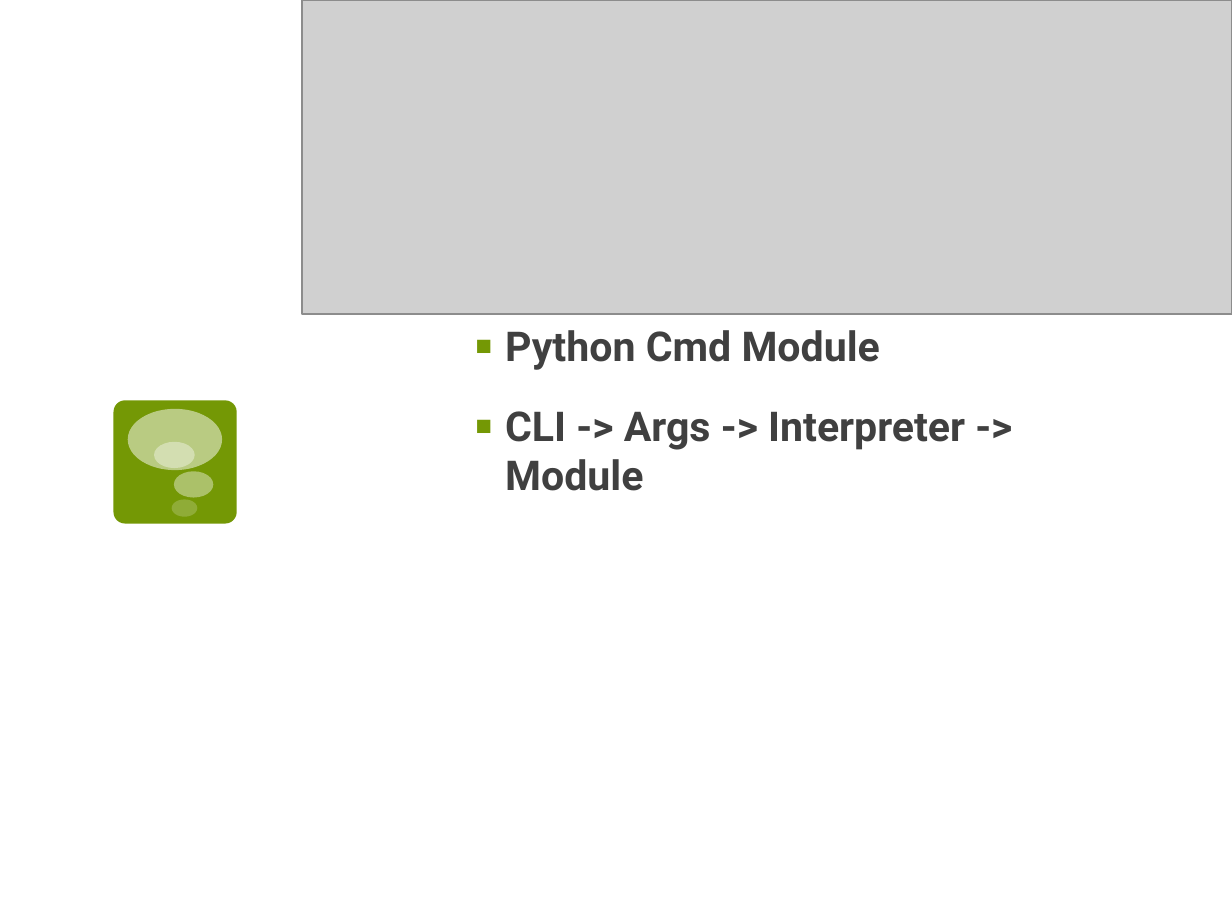
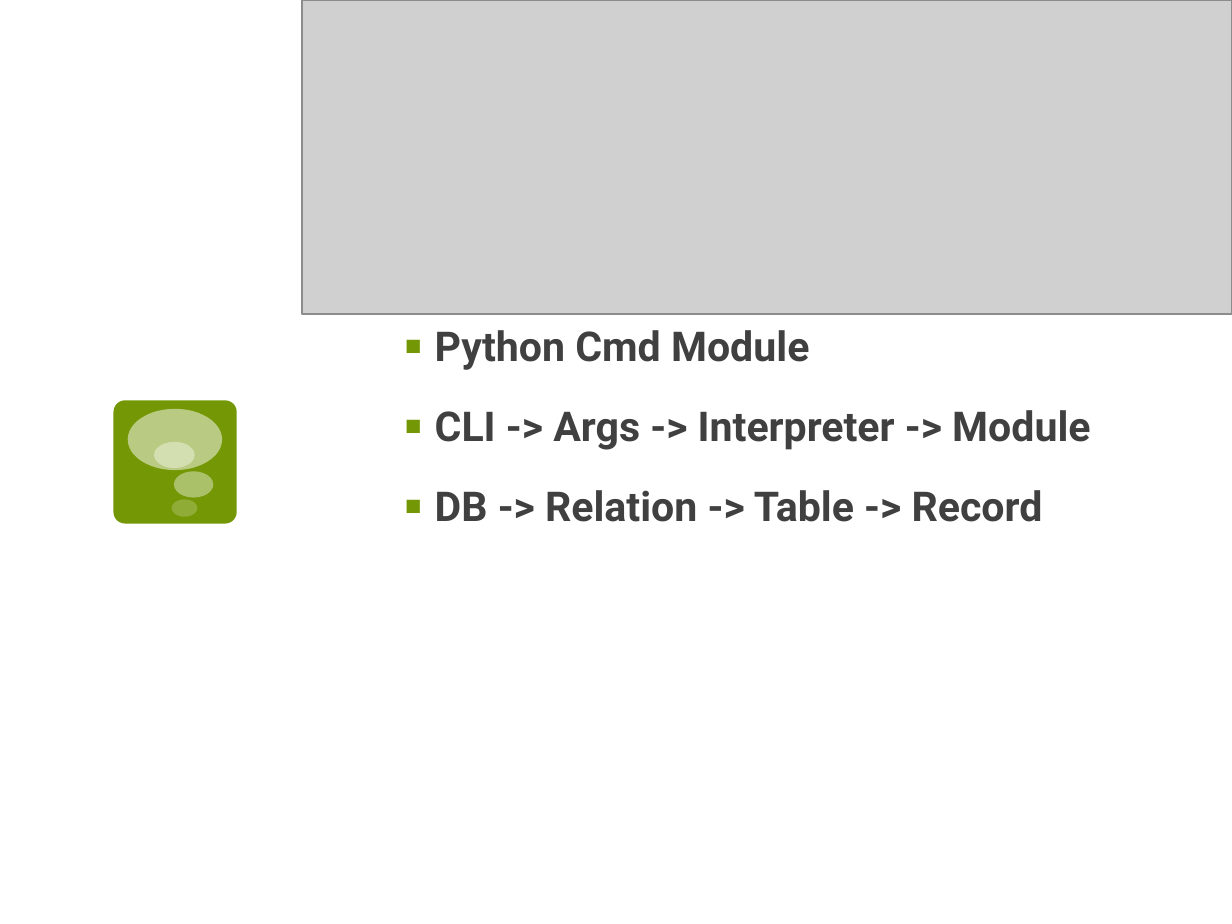
Before and after one commit to geniousisme/PySQL, a slide deck: slide 3 of PySQL_Intro.pptx. Drawn at 1232x924 pixels with LibreOffice and Linux fonts; fonts in the diff are those of the drawing; grey boxes stand for pictures. Boxes give left, top, right and bottom in pixels: in the first picture for what was removed or moved away, otherwise in the second. Text is boxed around its words. In the diff, an @@ line names an element or a change of style, - is before the commit and + after.

```diff
--- a/PySQL_Intro.pptx
+++ b/PySQL_Intro.pptx
@@ text "Python Cmd Module": place and size @@
-text "Python Cmd Module" at [505, 330, 965, 491]
+text "Python Cmd Module" at [435, 330, 1090, 522]
@@ text at [435, 490, 1043, 522]: paragraph added @@
+▪ DB -> Relation -> Table -> Record
```
Also in this commit, not shown: 3 other slides changed, 1 slide added, 9 other files.
